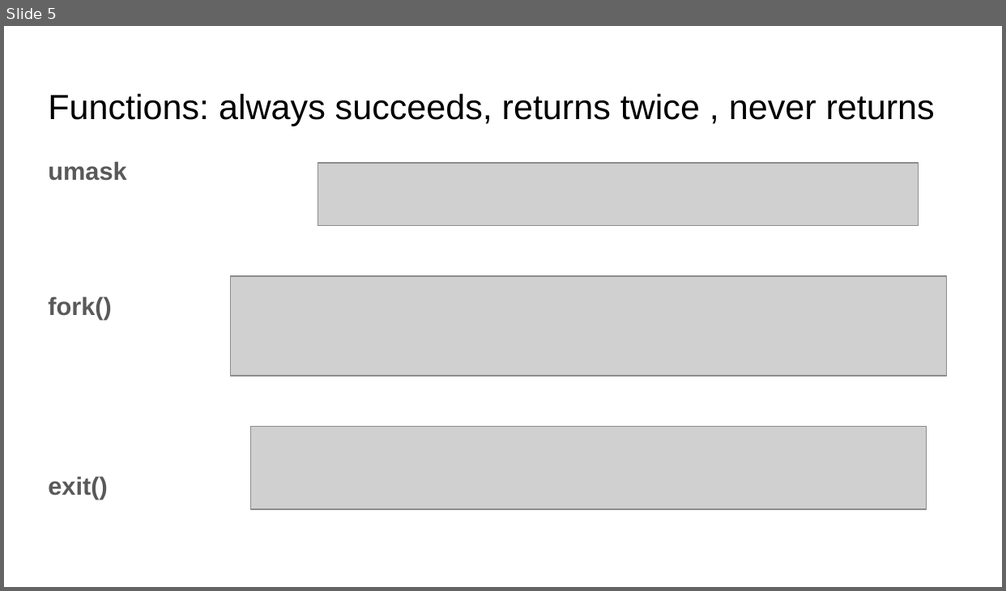
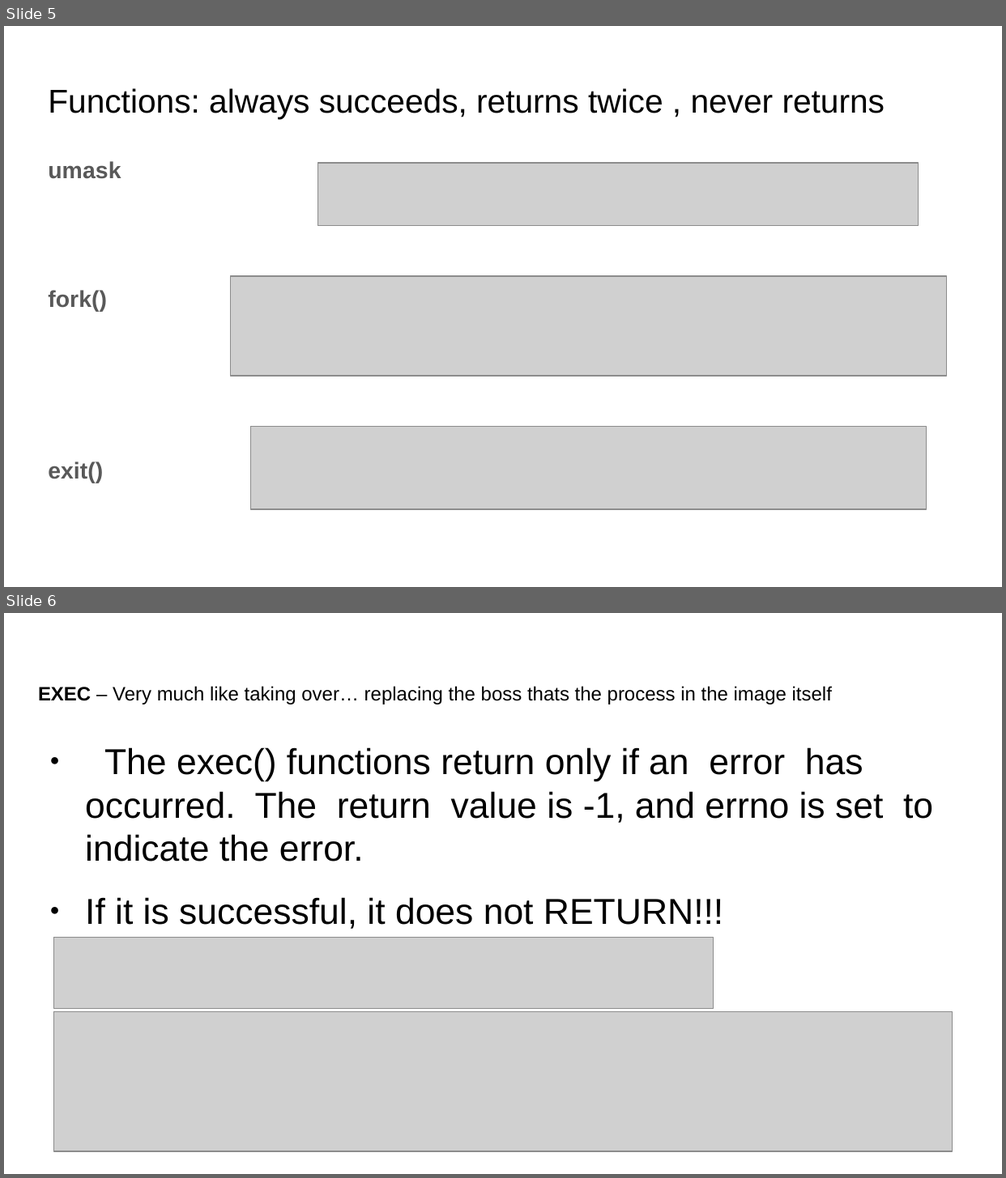
Before and after one commit to ProfJigarPandya/my-content, a slide deck: UnixSystemProgramming/Theory/Computer Engineering Fun Logics - play1.pptx. Shown one above the other, each under a label of ours: slide 5 before the commit, slides 5 and 6 after it. The pictures are 1006x591 and 1006x1178 pixels, drawn with LibreOffice and Linux fonts; fonts in the diff are those of the drawing; grey boxes stand for pictures. Boxes give left, top, right and bottom in pixels: in the first picture for what was removed or moved away, otherwise in the second. Text is boxed around its words. In the diff, an @@ line names an element or a change of style, - is before the commit and + after.

```diff
--- a/UnixSystemProgramming/Theory/Computer Engineering Fun Logics - play1.pptx
+++ b/UnixSystemProgramming/Theory/Computer Engineering Fun Logics - play1.pptx
@@ slide 6 added at [4, 613, 1002, 1174], background #FFFFFF @@
@@ title added at [38, 686, 832, 705], 14 pt, text #000000 @@
+EXEC – Very much like taking over… replacing the boss thats the process in the image itself
@@ text added at [85, 747, 933, 929], 26 pt, text #000000 @@
+● The exec() functions return only if an error has occurred. The return value is -1, and errno is set to indicate the error.
+● If it is successful, it does not RETURN!!!
@@ picture added at [54, 937, 714, 1009] @@
@@ picture added at [54, 1012, 952, 1152] @@
@@ slide 5 changed as well @@
@@ title "Functions: always succeeds, returns twice ..." at [48, 88, 885, 119]: size 25.2 to 23.8 pt; line spacing 1 to 0.9 @@
@@ text "umask" at [48, 161, 121, 483]: size 18 to 16.6 pt @@
```
Also in this commit, not shown: 13 other slides changed, 11 other files.
